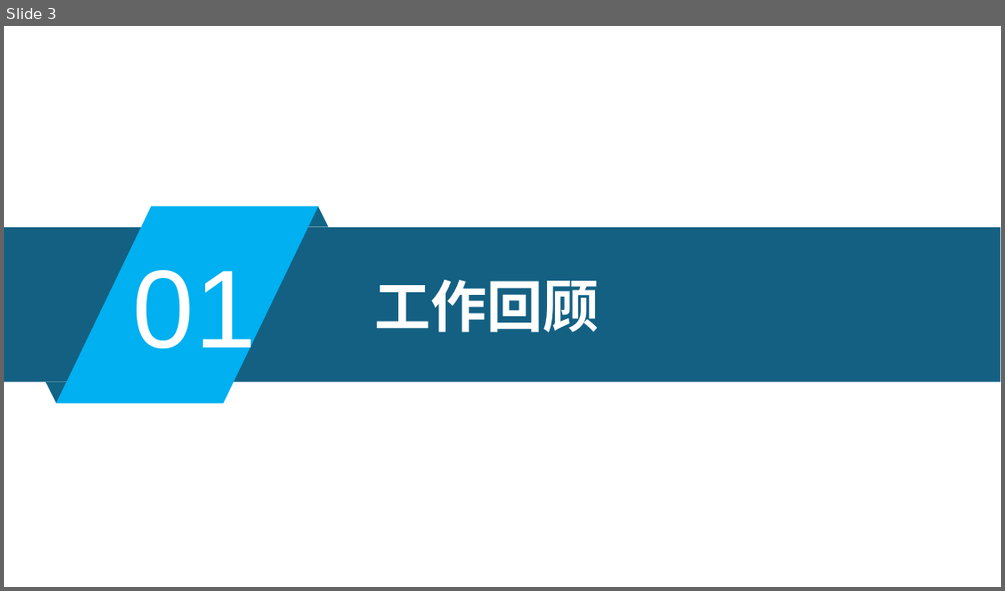
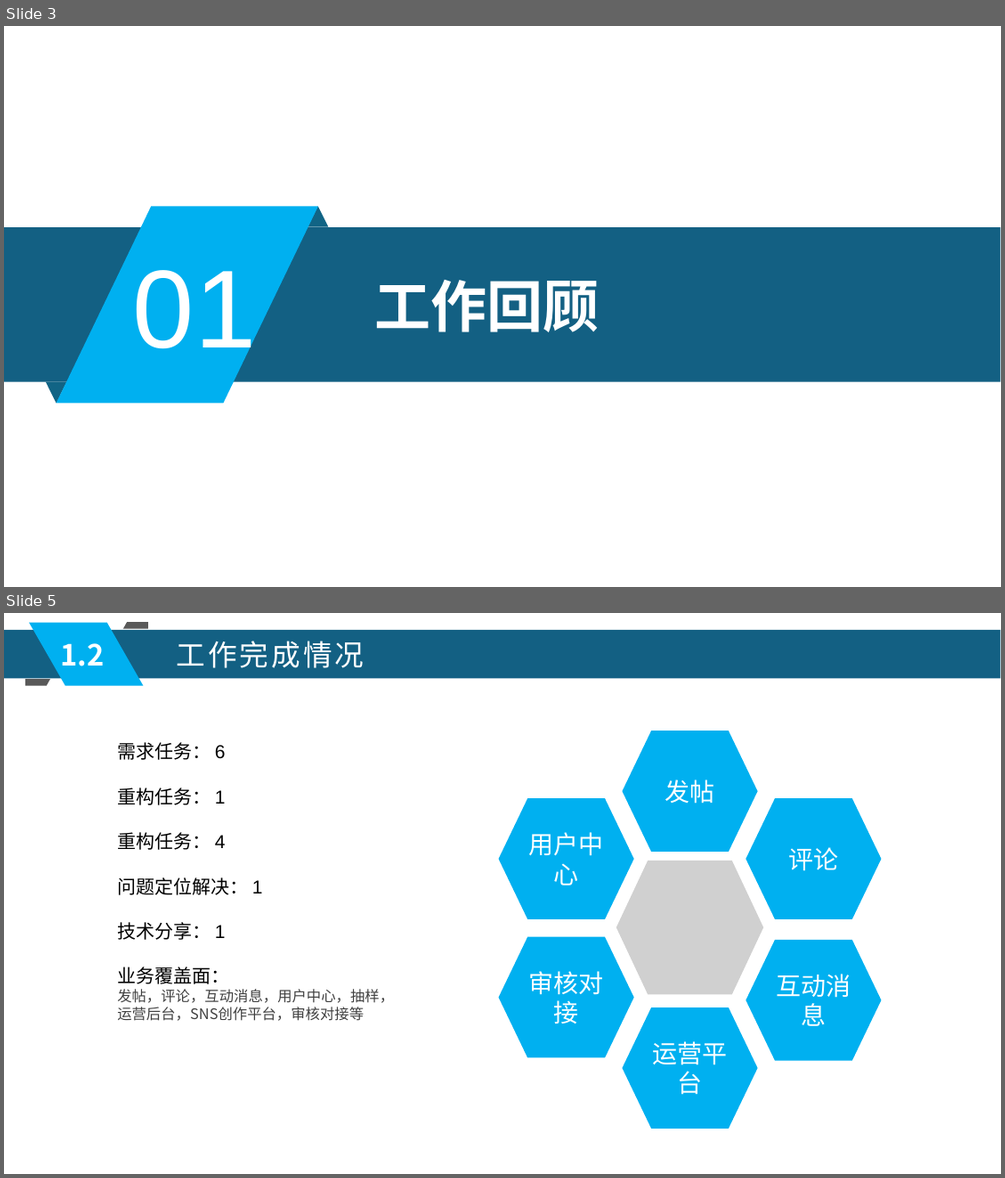
Before and after one commit to xljnc/husky-starter, a slide deck: doc/zzdb.pptx. Shown one above the other, each under a label of ours: slide 3 before the commit, slides 3 and 5 after it; the slides between them are not shown. The pictures are 1005x591 and 1005x1178 pixels, drawn with LibreOffice and Linux fonts; fonts in the diff are those of the drawing; grey boxes stand for pictures. Boxes give left, top, right and bottom in pixels: in the first picture for what was removed or moved away, otherwise in the second. Text is boxed around its words. In the diff, an @@ line names an element or a change of style, - is before the commit and + after.

```diff
--- a/doc/zzdb.pptx
+++ b/doc/zzdb.pptx
@@ slide 5 added at [4,613,1001,1174], background #FFFFFF @@
@@ rectangle added at [4,629,1001,678], fill #136083 @@
@@ parallelogram added at [30,623,144,686], fill #00B0F0 @@
@@ freeform shape added at [123,622,147,629], fill #595959 @@
@@ text added at [61,643,105,666], 28 pt, text #FFFFFF, bold @@
+1.2
@@ text added at [177,641,364,668], 28 pt, text #FFFFFF @@
+工作完成情况
@@ freeform shape added at [25,679,50,686], fill #595959 @@
@@ text added at [117,742,394,1021], 18 pt, text #000000 @@
+需求任务： 6
+重构任务： 1
+重构任务： 4
+问题定位解决： 1
+技术分享： 1
+业务覆盖面：
+发帖，评论，互动消息，用户中心，抽样，
+运营后台，SNS创作平台，审核对接等
@@ freeform shape added at [623,730,758,852], fill #00B0F0, 24 pt, text #FFFFFF @@
+发帖
@@ freeform shape added at [498,798,633,919], fill #00B0F0, 24 pt, text #FFFFFF @@
+用户中心
@@ freeform shape added at [745,798,882,919], fill #00B0F0, 24 pt, text #FFFFFF @@
+评论
@@ picture added at [616,860,764,995] @@
@@ freeform shape added at [498,937,633,1058], fill #00B0F0, 24 pt, text #FFFFFF @@
+审核对接
@@ freeform shape added at [745,940,882,1061], fill #00B0F0, 24 pt, text #FFFFFF @@
+互动消息
@@ freeform shape added at [623,1008,758,1129], fill #00B0F0, 24 pt, text #FFFFFF @@
+运营平台
```
Also in this commit, not shown: 11 slides changed, 3 other slides added, 6 slides removed, 1 other file.
